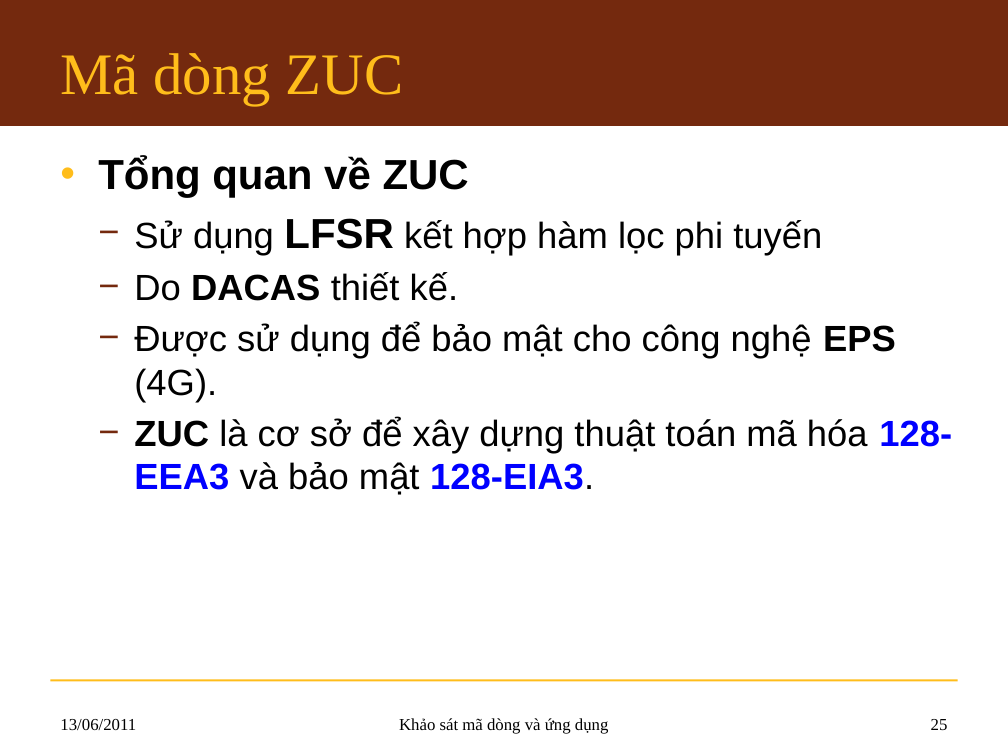
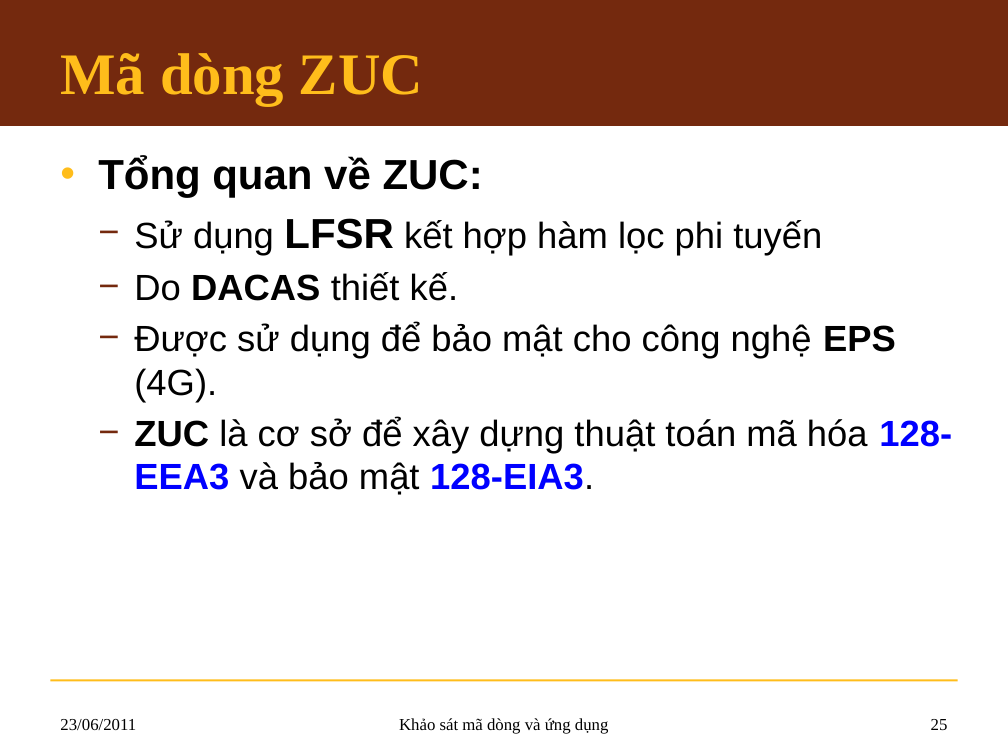
Before and after one commit to hemprasad/lvmm-sc, a slide deck: slide 25 of 7.Slide/KLTN_Slide.pptx. Drawn at 1008x756 pixels with LibreOffice and Linux fonts; fonts in the diff are those of the drawing; background and template pictures are left out. Boxes give left, top, right and bottom in pixels: in the first picture for what was removed or moved away, otherwise in the second. Text is boxed around its words. In the diff, an @@ line names an element or a change of style, - is before the commit and + after.

```diff
--- a/7.Slide/KLTN_Slide.pptx
+++ b/7.Slide/KLTN_Slide.pptx
@@ title "Mã dòng ZUC" at (60,53,423,105): bold on @@
@@ text at (98,156,483,198): text changed @@
-• Tổng quan về ZUC
+• Tổng quan về ZUC:
@@ text at (60,719,136,730): text changed @@
-13/06/2011
+23/06/2011
```
Also in this commit, not shown: 71 other slides changed.
